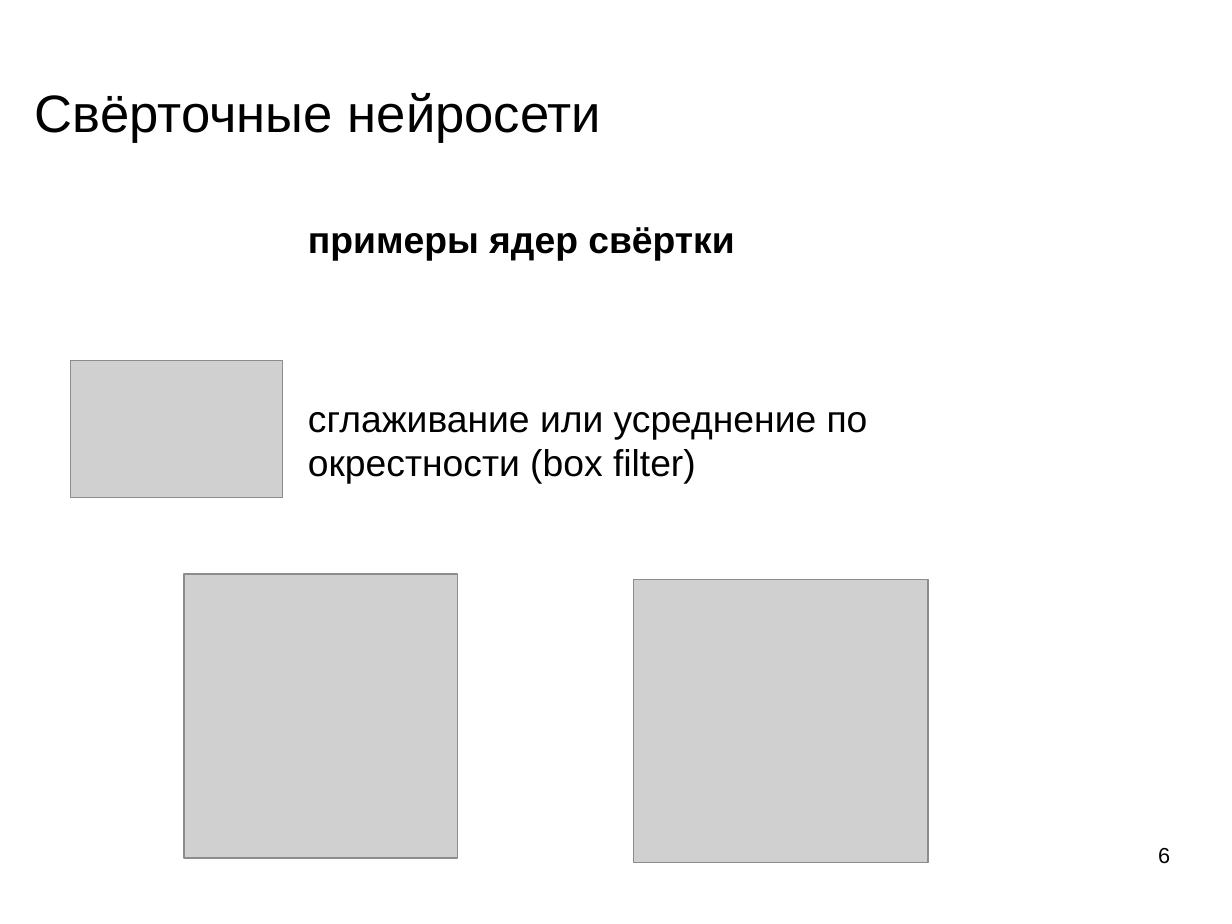
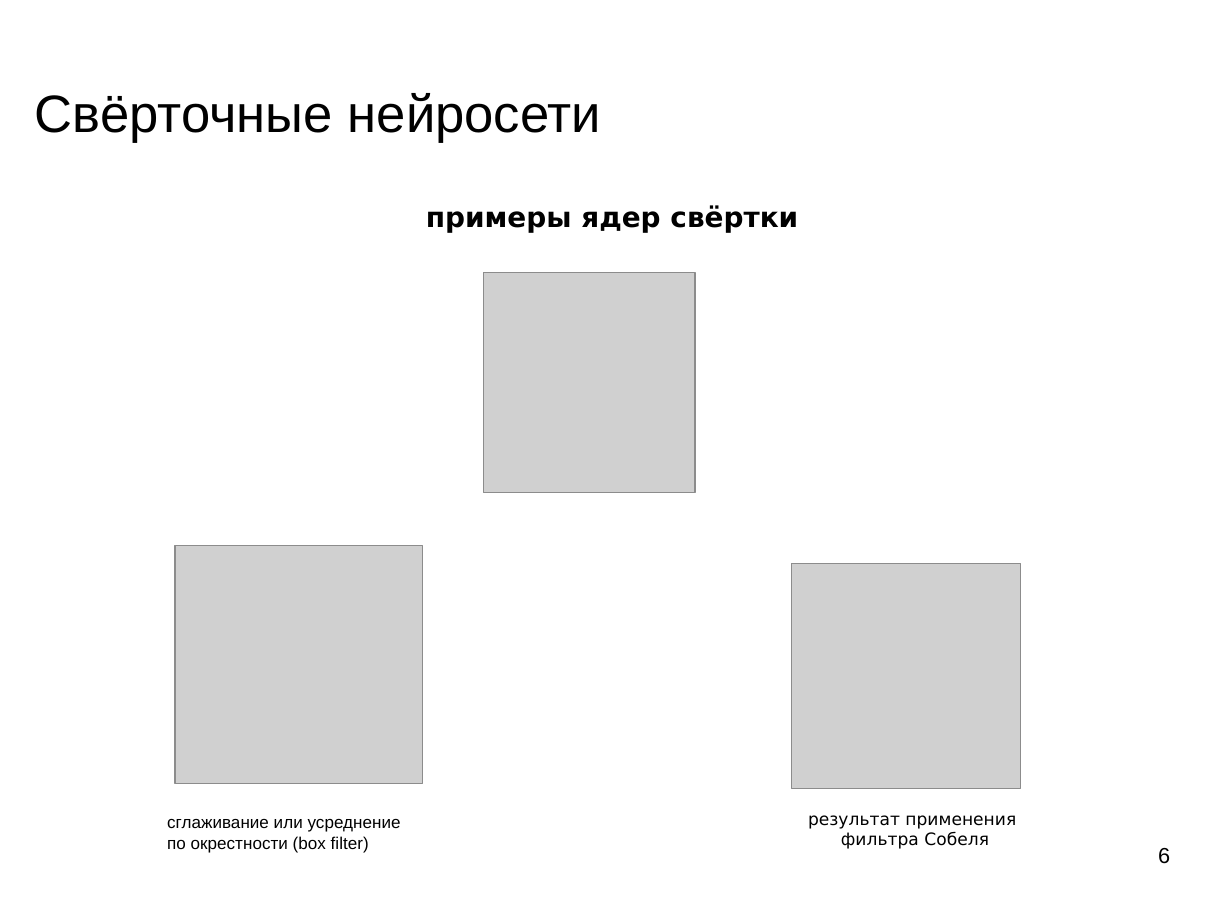
Before and after one commit to mechanoid5/ml_lectorium_legacy, a slide deck: slide 6 of 24-convnet.odp. Drawn at 1232x924 pixels with LibreOffice and Linux fonts; fonts in the diff are those of the drawing; grey boxes stand for pictures; background and template pictures are left out. Boxes give left, top, right and bottom in pixels: in the first picture for what was removed or moved away, otherwise in the second. Text is boxed around its words. In the diff, an @@ line names an element or a change of style, - is before the commit and + after.

```diff
--- a/24-convnet.odp
+++ b/24-convnet.odp
@@ text added at (x1=426, y1=205, x2=798, y2=233), 18 pt, text #000000, bold @@
+примеры ядер свёртки
@@ picture resized from (x1=70, y1=361, x2=283, y2=497) to (x1=483, y1=273, x2=695, y2=493) @@
@@ picture resized from (x1=184, y1=575, x2=458, y2=859) to (x1=176, y1=546, x2=423, y2=784) @@
@@ picture resized from (x1=634, y1=580, x2=929, y2=863) to (x1=793, y1=563, x2=1022, y2=788) @@
@@ subtitle at (x1=167, y1=819, x2=401, y2=853): text changed; size 24 to 11 pt @@
-примеры ядер свёртки
-сглаживание или усреднение по окрестности (box ﬁlter)
+сглаживание или усреднение
+по окрестности (box ﬁlter)
@@ text added at (x1=808, y1=815, x2=1016, y2=849), 11 pt, text #000000 @@
+результат применения
+фильтра Собеля
```
Also in this commit, not shown: 1 other slide changed, 1 other file.
